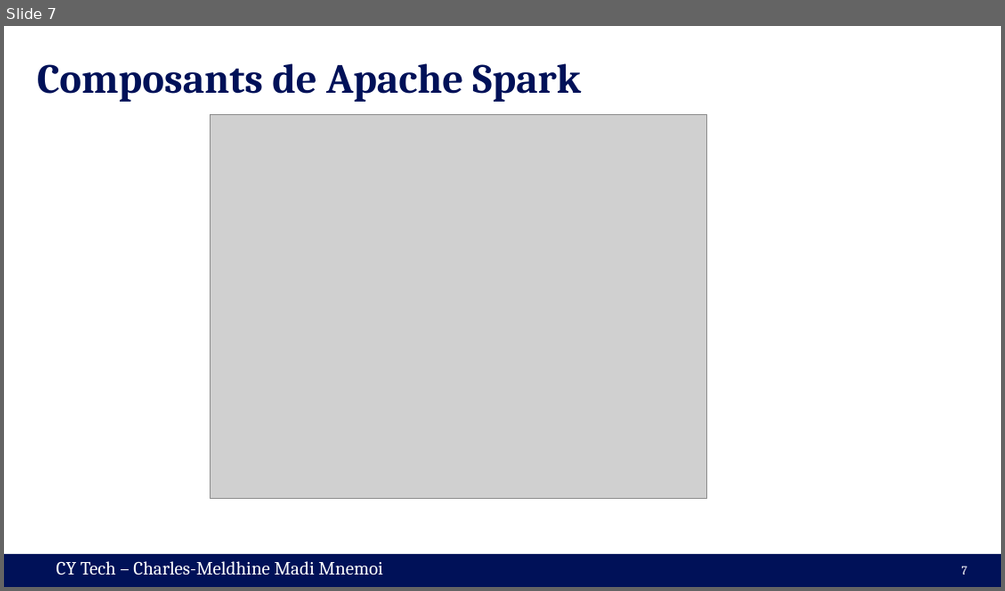
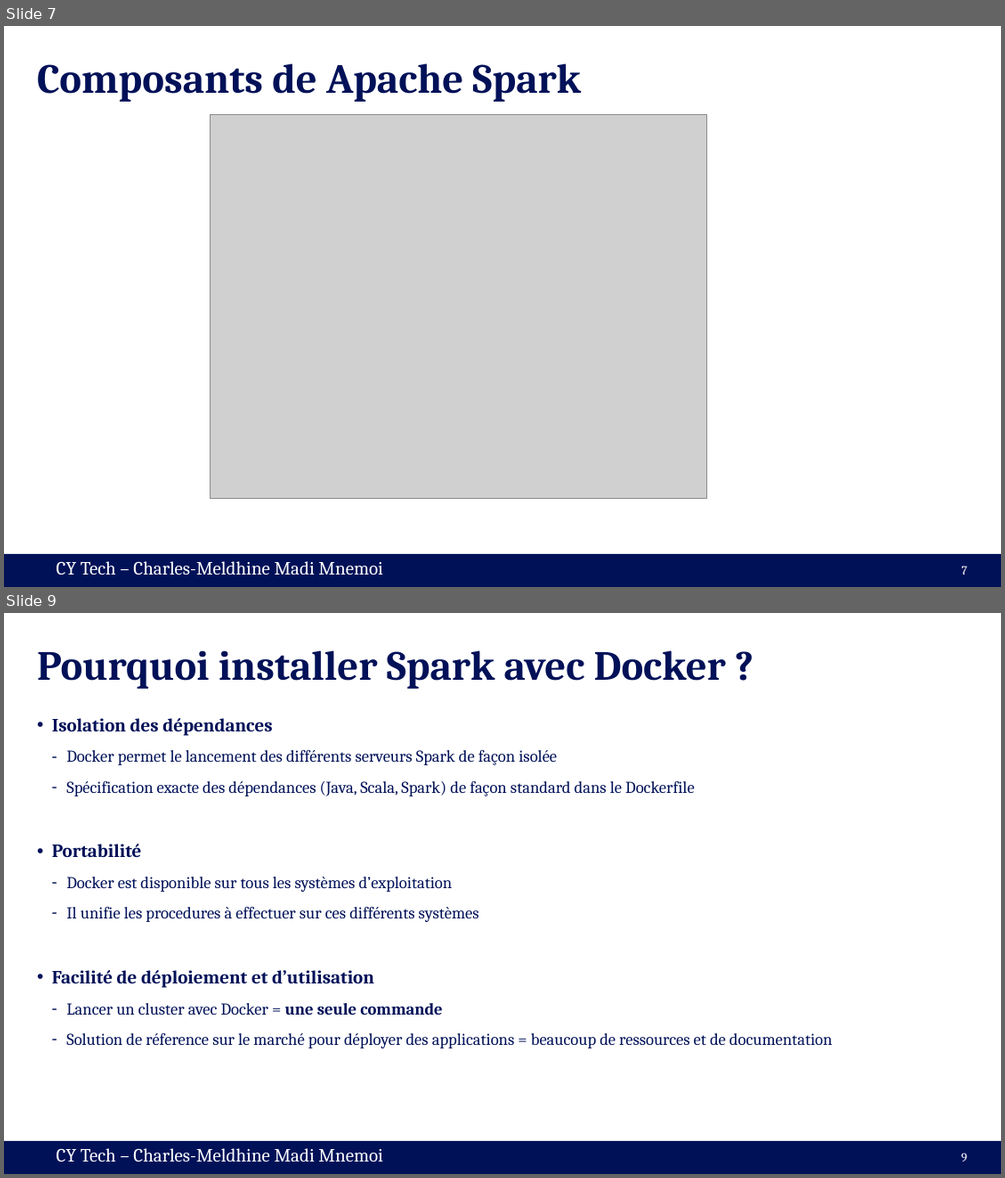
Before and after one commit to cmnemoi/cytech_sparks, a slide deck: presentation.pptx. Shown one above the other, each under a label of ours: slide 7 before the commit, slides 7 and 9 after it; the slides between them are not shown. The pictures are 1005x591 and 1005x1178 pixels, drawn with LibreOffice and Linux fonts; fonts in the diff are those of the drawing; grey boxes stand for pictures. Boxes give left, top, right and bottom in pixels: in the first picture for what was removed or moved away, otherwise in the second. Text is boxed around its words. In the diff, an @@ line names an element or a change of style, - is before the commit and + after.

Commit message:
Add a slide on why using Docker

```diff
--- a/presentation.pptx
+++ b/presentation.pptx
@@ slide 9 added at (4, 613, 1001, 1174), background #FFFFFF; not listed: 2 template elements that a slide beside it also shows @@
@@ title added at (37, 650, 726, 689), 40 pt, text #001158, bold @@
+Pourquoi installer Spark avec Docker ?
@@ text added at (52, 718, 833, 1048), 16 pt, text #001158 @@
+• Isolation des dépendances
+  – Docker permet le lancement des différents serveurs Spark de façon isolée
+  – Spécification exacte des dépendances (Java, Scala, Spark) de façon standard dans le Dockerfile
+• Portabilité
+  – Docker est disponible sur tous les systèmes d’exploitation
+  – Il unifie les procedures à effectuer sur ces différents systèmes
+• Facilité de déploiement et d’utilisation
+  – Lancer un cluster avec Docker = une seule commande
+  – Solution de réference sur le marché pour déployer des applications = beaucoup de ressources et de documentation
@@ page number added at (961, 1152, 967, 1161), 12 pt, text #FFFFFF @@
+9
```
Also in this commit, not shown: 1 slide changed.
